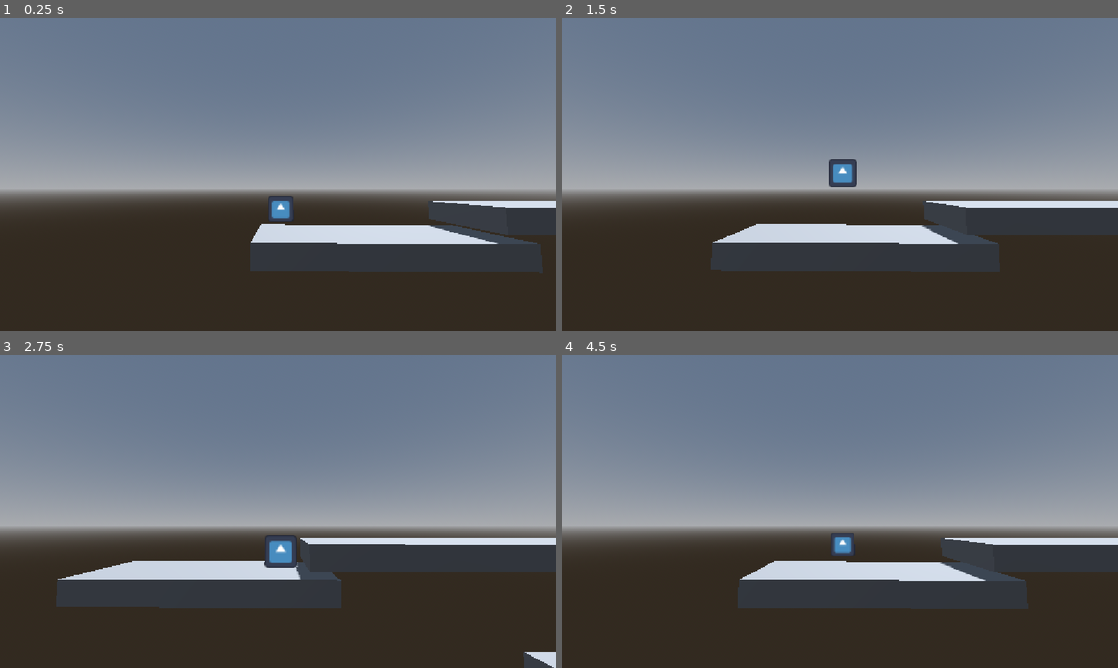
Above: before the commit, frames 1-4 (two rows, left to right).
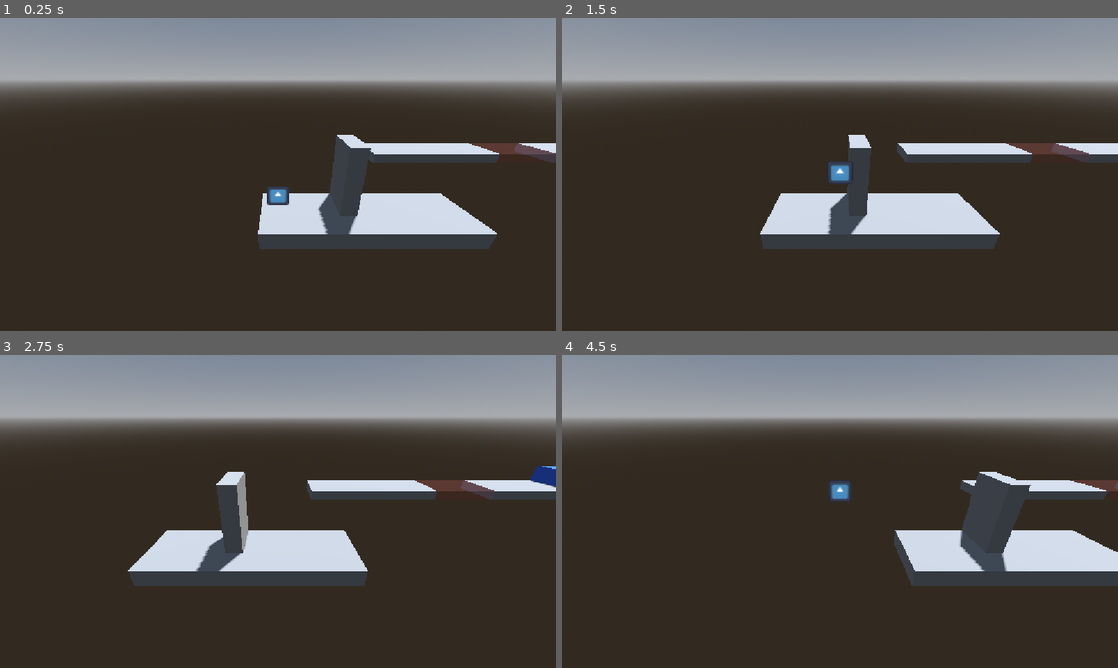
Above: after the commit, the same moments.

Repository: bmwgodwastaken/MDEV26
Game: Godot game, scene res://Scenes/switch_test.tscn
Two runs of this game, one before a commit and one after it. Both use one fixed random seed, a clock stepped at 60 frames per second and the inputs below. Before the commit the project starts from res://Scenes/test_scene.tscn. The engine's default icon, where the game draws it, is replaced by a stand-in: a white triangle on a blue panel in a dark square.
Inputs:
- Up to frame 1 (0.25 s): no input
- Up to frame 2 (1.5 s): tap Enter (ui_accept) at 0.5, 0.77 s; hold D (right) 0.53-1.28 s; hold Q (switch_perspective, bound only after the commit) 0.53-1.28 s; hold S (down) from 1.28 s (still down); tap Q (switch_perspective, bound only after the commit) at 1.35 s
- Up to frame 3 (2.75 s): tap Enter (ui_accept) at 1.52 s; release S (down) at 2.03 s; hold D (right) from 2.03 s (still down); hold Q (switch_perspective, bound only after the commit) from 2.03 s (still down)
- Up to frame 4 (4.5 s): release D (right) at 2.78 s; release Q (switch_perspective, bound only after the commit) at 2.78 s; hold W (up) 2.78-3.53 s; tap Q (switch_perspective, bound only after the commit) at 2.85, 4.35 s; tap Enter (ui_accept) at 3.02, 3.77 s; hold Q (switch_perspective, bound only after the commit) 3.53-4.28 s; hold A (left) from 3.53 s (still down)

The runs differ from the first frame. In frame 1, 68% of the frame differs, in the area x 0-100%, y 0-82%; in frame 2, 69%; in frame 3, 71%, in the area x 0-100%, y 0-100%; in frame 4, 69%.

Commit message:
Add 2.5D <-> 2D perspective switch
- PerspectiveManager autoload: holds the current mode (SOLID = 2.5D, FLAT = 2D) and emits mode_changed
- world_object.gd: level pieces build a real collider (layer 1) and a Z-stretched collider (layer 2); faction (neutral / blue solid / red flat) picks which, and pieces missing from the current mode are ghosted
- perspective_switcher.gd: Q switches anytime; swaps the player's collision mask, locks Z in 2D, refuses a switch into geometry, snaps to the floor's real depth when returning to 2.5D
- Camera cuts to an orthographic side view in 2D
- switch_test.tscn test course (set as main scene) + headless check Tests/switch_check.gd

Diff:
--- /dev/null
+++ b/mdev-26/Scenes/switch_test.tscn
@@ -0,0 +1,80 @@
+[gd_scene format=3 uid="uid://cxadqg4g4yoik"]
+
+[ext_resource type="PackedScene" uid="uid://k75hgw8owjyo" path="res://Scenes/2_5d_character.tscn" id="1_player"]
+[ext_resource type="PackedScene" uid="uid://hk02k3f4q5pk" path="res://Scenes/camera_controller_2_5d.tscn" id="2_camera"]
+[ext_resource type="Script" uid="uid://bvb4a0s7atg5a" path="res://Scripts/world_object.gd" id="3_world"]
+[ext_resource type="Script" uid="uid://rg8bi64774bk" path="res://Scripts/perspective_switcher.gd" id="4_switch"]
+
+[sub_resource type="ProceduralSkyMaterial" id="ProceduralSkyMaterial_1"]
+sky_horizon_color = Color(0.66224277, 0.6717428, 0.6867428, 1)
+ground_horizon_color = Color(0.66224277, 0.6717428, 0.6867428, 1)
+
+[sub_resource type="Sky" id="Sky_1"]
+sky_material = SubResource("ProceduralSkyMaterial_1")
+
+[sub_resource type="Environment" id="Environment_1"]
+background_mode = 2
+sky = SubResource("Sky_1")
+
+[sub_resource type="StandardMaterial3D" id="StandardMaterial3D_goal"]
+albedo_color = Color(1, 0.85, 0.1, 1)
+
+[node name="SwitchTest" type="Node3D" unique_id=736721168]
+
+[node name="WorldEnvironment" type="WorldEnvironment" parent="." unique_id=359253630]
+environment = SubResource("Environment_1")
+
+[node name="DirectionalLight3D" type="DirectionalLight3D" parent="." unique_id=790522758]
+transform = Transform3D(-0.8660254, -0.43301278, 0.25, 0, 0.49999997, 0.86602545, -0.50000006, 0.75, -0.43301266, 0, 0, 0)
+shadow_enabled = true
+
+[node name="StartFloor" type="CSGBox3D" parent="." unique_id=1874118224]
+transform = Transform3D(1, 0, 0, 0, 1, 0, 0, 0, 1, 6, -0.5, 0)
+size = Vector3(12, 1, 4)
+script = ExtResource("3_world")
+
+[node name="L1_WalkAroundWall" type="CSGBox3D" parent="." unique_id=152922311]
+transform = Transform3D(1, 0, 0, 0, 1, 0, 0, 0, 1, 5, 2, -0.75)
+size = Vector3(1, 4, 2.5)
+script = ExtResource("3_world")
+
+[node name="L2_FarPlatform" type="CSGBox3D" parent="." unique_id=2041410002]
+transform = Transform3D(1, 0, 0, 0, 1, 0, 0, 0, 1, 17.5, -0.5, -12)
+size = Vector3(13, 1, 4)
+script = ExtResource("3_world")
+
+[node name="RedBridge_FlatOnly" type="CSGBox3D" parent="." unique_id=1656379361]
+transform = Transform3D(1, 0, 0, 0, 1, 0, 0, 0, 1, 27, -0.5, -12)
+size = Vector3(6, 1, 4)
+script = ExtResource("3_world")
+faction = 2
+
+[node name="EndFloor" type="CSGBox3D" parent="." unique_id=1857825900]
+transform = Transform3D(1, 0, 0, 0, 1, 0, 0, 0, 1, 37, -0.5, -12)
+size = Vector3(14, 1, 4)
+script = ExtResource("3_world")
+
+[node name="BlueStep_SolidOnly" type="CSGBox3D" parent="." unique_id=1678632256]
+transform = Transform3D(1, 0, 0, 0, 1, 0, 0, 0, 1, 39, 0.875, -12)
+size = Vector3(2, 1.75, 4)
+script = ExtResource("3_world")
+faction = 1
+
+[node name="GoalLedge" type="CSGBox3D" parent="." unique_id=199421842]
+transform = Transform3D(1, 0, 0, 0, 1, 0, 0, 0, 1, 43, 1.75, -12)
+size = Vector3(6, 3.5, 4)
+script = ExtResource("3_world")
+
+[node name="Goal" type="CSGCylinder3D" parent="." unique_id=787137199]
+transform = Transform3D(1, 0, 0, 0, 1, 0, 0, 0, 1, 44.5, 4.5, -12)
+radius = 0.3
+material = SubResource("StandardMaterial3D_goal")
+
+[node name="2_5DCharacter" parent="." unique_id=688252887 instance=ExtResource("1_player")]
+transform = Transform3D(1, 0, 0, 0, 1, 0, 0, 0, 1, 1, 1.2, 0)
+
+[node name="PerspectiveSwitcher" type="Node" parent="2_5DCharacter" unique_id=1670831558]
+script = ExtResource("4_switch")
+
+[node name="CameraController2_5D" parent="." unique_id=1303441870 instance=ExtResource("2_camera")]
+transform = Transform3D(1, 0, 0, 0, 0.9063, 0.4226, 0, -0.4226, 0.9063, 6, 7, 10)
--- a/mdev-26/Scripts/camera_controller_2_5d.gd
+++ b/mdev-26/Scripts/camera_controller_2_5d.gd
@@ -1,11 +1,28 @@
 extends Camera3D
 
+## 2D camera: orthographic, straight side-on at this height.
+@export var flat_height := 2.0
+@export var flat_size := 14.0
+
 var player:CharacterBody3D
+@onready var _solid_pose := transform
 
 # Called when the node enters the scene tree for the first time.
 func _ready() -> void:
 	player = get_tree().get_first_node_in_group("2.5DPlayer")
+	PerspectiveManager.mode_changed.connect(_on_mode_changed)
+	_on_mode_changed(PerspectiveManager.mode)
 
 # Called every frame. 'delta' is the elapsed time since the previous frame.
 func _process(delta: float) -> void:
 	global_position.x = player.global_position.x
+
+# Instant cut between the saved 2.5D pose and a flat side-on orthographic view.
+func _on_mode_changed(mode: PerspectiveManager.Mode) -> void:
+	transform = _solid_pose
+	projection = PROJECTION_PERSPECTIVE
+	if mode == PerspectiveManager.Mode.FLAT:
+		projection = PROJECTION_ORTHOGONAL
+		size = flat_size
+		rotation = Vector3.ZERO
+		position.y = flat_height
--- /dev/null
+++ b/mdev-26/Scripts/perspective_manager.gd
@@ -0,0 +1,16 @@
+extends Node
+## Autoload. Global perspective state; anything that cares listens to mode_changed.
+## SOLID = 2.5D (depth), FLAT = 2D (depth ignored).
+
+enum Mode { SOLID, FLAT }
+
+signal mode_changed(mode: Mode)
+
+var mode := Mode.SOLID
+
+
+func set_mode(new_mode: Mode) -> void:
+	if new_mode == mode:
+		return
+	mode = new_mode
+	mode_changed.emit(mode)
--- /dev/null
+++ b/mdev-26/Scripts/perspective_switcher.gd
@@ -0,0 +1,80 @@
+extends Node
+## Child of the player. Press switch_perspective to flip SOLID (2.5D) <-> FLAT (2D).
+## Controller-agnostic: only touches the body's collision mask, Z lock and Z position.
+
+const SOLID_LAYER := 1
+const FLAT_LAYER := 2
+const FALL_LIMIT := -20.0
+
+@onready var body: CharacterBody3D = get_parent()
+@onready var _shape_node: CollisionShape3D = body.find_children("*", "CollisionShape3D", false)[0]
+var _probe: Shape3D
+
+
+func _ready() -> void:
+	# Slightly shrunk copy of the player shape, so just touching the floor/walls isn't "blocked".
+	_probe = _shape_node.shape.duplicate()
+	if _probe is CapsuleShape3D:
+		_probe.radius *= 0.9
+		_probe.height *= 0.9
+	PerspectiveManager.mode_changed.connect(_apply)
+	_apply(PerspectiveManager.mode)
+
+
+func _unhandled_input(event: InputEvent) -> void:
+	if event.is_action_pressed("switch_perspective"):
+		toggle()
+
+
+func _physics_process(_delta: float) -> void:
+	# Fell off the level: reset to 2.5D and reload the scene.
+	if body.global_position.y < FALL_LIMIT:
+		PerspectiveManager.mode = PerspectiveManager.Mode.SOLID
+		get_tree().reload_current_scene()
+
+
+## Returns false if the switch was refused.
+func toggle() -> bool:
+	var solid := PerspectiveManager.Mode.SOLID
+	var target := PerspectiveManager.Mode.FLAT if PerspectiveManager.mode == solid else solid
+	var z := body.global_position.z
+	if target == solid:
+		z = _floor_depth(z)
+	if _blocked(target, z):
+		return false # would end up inside geometry
+	body.global_position.z = z
+	PerspectiveManager.set_mode(target)
+	return true
+
+
+func _apply(mode: PerspectiveManager.Mode) -> void:
+	var flat := mode == PerspectiveManager.Mode.FLAT
+	body.set_collision_mask_value(SOLID_LAYER, not flat)
+	body.set_collision_mask_value(FLAT_LAYER, flat)
+	body.axis_lock_linear_z = flat
+	body.velocity.z = 0.0
+
+
+## Going back to 2.5D: move onto the real depth of whatever we're standing on in 2D.
+func _floor_depth(z: float) -> float:
+	var from := body.global_position
+	var ray := PhysicsRayQueryParameters3D.create(from, from + Vector3.DOWN * 1.5)
+	ray.collision_mask = 1 << (FLAT_LAYER - 1)
+	ray.exclude = [body.get_rid()]
+	var hit := body.get_world_3d().direct_space_state.intersect_ray(ray)
+	var piece := (hit.collider.get_parent() as GeometryInstance3D) if hit else null
+	if not piece:
+		return z
+	var box := piece.global_transform * piece.get_aabb()
+	var margin := minf(0.5, box.size.z / 2.0)
+	return clampf(z, box.position.z + margin, box.end.z - margin)
+
+
+func _blocked(mode: PerspectiveManager.Mode, z: float) -> bool:
+	var query := PhysicsShapeQueryParameters3D.new()
+	query.shape = _probe
+	query.transform = _shape_node.global_transform
+	query.transform.origin.z = z
+	query.collision_mask = 1 << ((FLAT_LAYER if mode == PerspectiveManager.Mode.FLAT else SOLID_LAYER) - 1)
+	query.exclude = [body.get_rid()]
+	return not body.get_world_3d().direct_space_state.intersect_shape(query, 1).is_empty()
--- /dev/null
+++ b/mdev-26/Scripts/world_object.gd
@@ -0,0 +1,63 @@
+extends GeometryInstance3D
+## Put on any CSG or MeshInstance3D level piece.
+## Builds its own colliders from its bounding box:
+##   layer 1 (solid world) = the real box
+##   layer 2 (flat world)  = the same box stretched along Z, so depth is ignored in 2D
+## Faction decides which of the two it gets. Pieces missing from the current mode are ghosted.
+
+enum Faction { NEUTRAL, SOLID, FLAT }
+
+const SOLID_LAYER := 1
+const FLAT_LAYER := 2
+const FLAT_DEPTH := 1000.0
+const GHOST_ALPHA := 0.2
+const COLORS := {
+	Faction.NEUTRAL: Color(0.6, 0.6, 0.6),
+	Faction.SOLID: Color(0.25, 0.45, 1.0),
+	Faction.FLAT: Color(1.0, 0.3, 0.3),
+}
+
+@export var faction := Faction.NEUTRAL
+
+var _material := StandardMaterial3D.new()
+
+
+func _ready() -> void:
+	set("use_collision", false) # CSG: our colliders replace the built-in one. No-op on meshes.
+	if get_aabb().size == Vector3.ZERO:
+		await get_tree().process_frame # CSG builds its mesh (and AABB) one frame after _ready
+	# Colliders are boxes from the bounding box, so slopes/odd shapes collide as boxes.
+	var box := get_aabb()
+	if faction != Faction.FLAT:
+		_add_body(SOLID_LAYER, box.size, box.get_center())
+	if faction != Faction.SOLID:
+		_add_body(FLAT_LAYER, Vector3(box.size.x, box.size.y, FLAT_DEPTH), box.get_center())
+
+	# Placeholder faction colors (grey / blue / red).
+	_material.albedo_color = COLORS[faction]
+	material_override = _material
+	PerspectiveManager.mode_changed.connect(_on_mode_changed)
+	_on_mode_changed(PerspectiveManager.mode)
+
+
+func exists_in(mode: PerspectiveManager.Mode) -> bool:
+	return faction == Faction.NEUTRAL or (faction == Faction.SOLID) == (mode == PerspectiveManager.Mode.SOLID)
+
+
+func _on_mode_changed(mode: PerspectiveManager.Mode) -> void:
+	var visible_now := exists_in(mode)
+	_material.transparency = BaseMaterial3D.TRANSPARENCY_DISABLED if visible_now else BaseMaterial3D.TRANSPARENCY_ALPHA
+	_material.albedo_color.a = 1.0 if visible_now else GHOST_ALPHA
+
+
+func _add_body(layer: int, size: Vector3, center: Vector3) -> void:
+	var body := StaticBody3D.new()
+	body.collision_layer = 0
+	body.collision_mask = 0
+	body.set_collision_layer_value(layer, true)
+	var shape := CollisionShape3D.new()
+	shape.shape = BoxShape3D.new()
+	shape.shape.size = size
+	shape.position = center
+	body.add_child(shape)
+	add_child(body)
--- /dev/null
+++ b/mdev-26/Tests/switch_check.gd
@@ -0,0 +1,66 @@
+extends SceneTree
+## Headless check for the perspective switch. Run from mdev-26/:
+##   Godot.exe --headless --path . -s res://Tests/switch_check.gd
+
+var player: CharacterBody3D
+var switcher: Node
+var pm: Node
+
+
+func _initialize() -> void:
+	_run.call_deferred()
+
+
+func _run() -> void:
+	pm = root.get_node("PerspectiveManager")
+	var level: Node = load("res://Scenes/switch_test.tscn").instantiate()
+	root.add_child(level)
+	player = level.get_node("2_5DCharacter")
+	switcher = player.get_node("PerspectiveSwitcher")
+
+	# 0. 2.5D camera must look down at the level, not up at the sky.
+	var cam: Camera3D = level.get_node("CameraController2_5D")
+	assert(-cam.global_basis.z.y < 0, "2.5D camera should point downward")
+
+	# 1. Next to the L1 wall in 2.5D, switching to 2D would put us inside it -> refused.
+	await _place(Vector3(5, 1.1, 1.5))
+	assert(not switcher.toggle(), "switch into wall should be refused")
+	assert(pm.mode == 0, "mode should still be SOLID")
+
+	# 2. L2 depth gap: 2.5D at x=14,z=0 has no floor -> falls.
+	await _place(Vector3(14, 1.1, 0))
+	await _frames(30)
+	assert(player.global_position.y < -1.0, "2.5D should fall through the depth gap")
+
+	# 3. Same spot in 2D: the far platform (z=-12) is under us -> stands.
+	await _place(Vector3(11.5, 1.1, 0))
+	assert(switcher.toggle(), "switch to 2D should work on open floor")
+	await _place(Vector3(14, 1.1, 0))
+	await _frames(30)
+	assert(player.global_position.y > -0.1, "2D should stand on the far platform")
+	Input.action_press("up")
+	await _frames(20)
+	Input.action_release("up")
+	assert(is_equal_approx(player.global_position.z, 0.0), "W/S must not move depth in 2D")
+
+	# 4. Back to 2.5D: snapped onto the far platform's real depth (z in -14..-10).
+	assert(switcher.toggle(), "switch back to 2.5D should work")
+	var z := player.global_position.z
+	assert(z > -14 and z < -10, "should snap to far platform depth, got z=%s" % z)
+	await _frames(30)
+	assert(player.global_position.y > -0.1, "should still be standing after snap")
+	assert(-cam.global_basis.z.y < 0, "camera should point downward again after 2D")
+
+	print("switch_check: ALL PASSED")
+	quit(0)
+
+
+func _place(pos: Vector3) -> void:
+	player.global_position = pos
+	player.velocity = Vector3.ZERO
+	await _frames(20)
+
+
+func _frames(n: int) -> void:
+	for i in n:
+		await physics_frame
--- a/mdev-26/project.godot
+++ b/mdev-26/project.godot
@@ -11,9 +11,13 @@
 [application]
 
 config/name="MDEV26"
-run/main_scene="uid://c12tj01ujoyac"
+run/main_scene="res://Scenes/switch_test.tscn"
 config/features=PackedStringArray("4.8", "GL Compatibility")
 config/icon="res://Assets/2D/icon.svg"
+
+[autoload]
+
+PerspectiveManager="*res://Scripts/perspective_manager.gd"
 
 [display]
 
@@ -123,6 +127,27 @@
 "script": null
 )]
 }
+switch_perspective={
+"deadzone": 0.2,
+"events": [Object(InputEventKey,
+"resource_local_to_scene": false,
+"resource_name": "",
+"device": -1,
+"window_id": 0,
+"alt_pressed": false,
+"shift_pressed": false,
+"ctrl_pressed": false,
+"meta_pressed": false,
+"pressed": false,
+"keycode": 0,
+"physical_keycode": 81,
+"key_label": 0,
+"unicode": 113,
+"location": 0,
+"echo": false,
+"script": null
+)]
+}
 
 [input_devices]
 
Not shown, added: mdev-26/Scripts/perspective_manager.gd.uid
Not shown, added: mdev-26/Scripts/perspective_switcher.gd.uid
Not shown, added: mdev-26/Scripts/world_object.gd.uid
Not shown, added: mdev-26/Tests/switch_check.gd.uid
